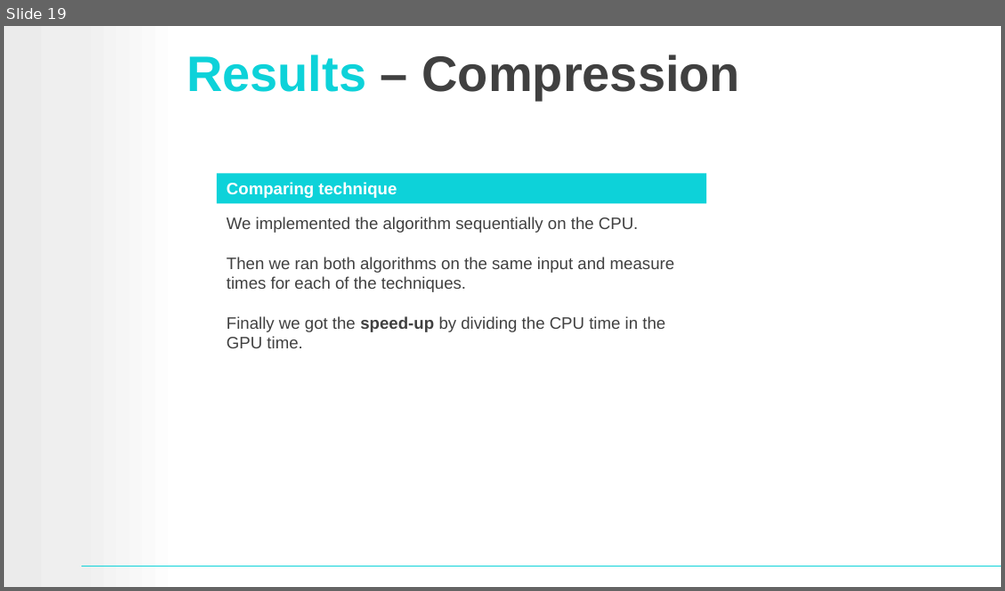
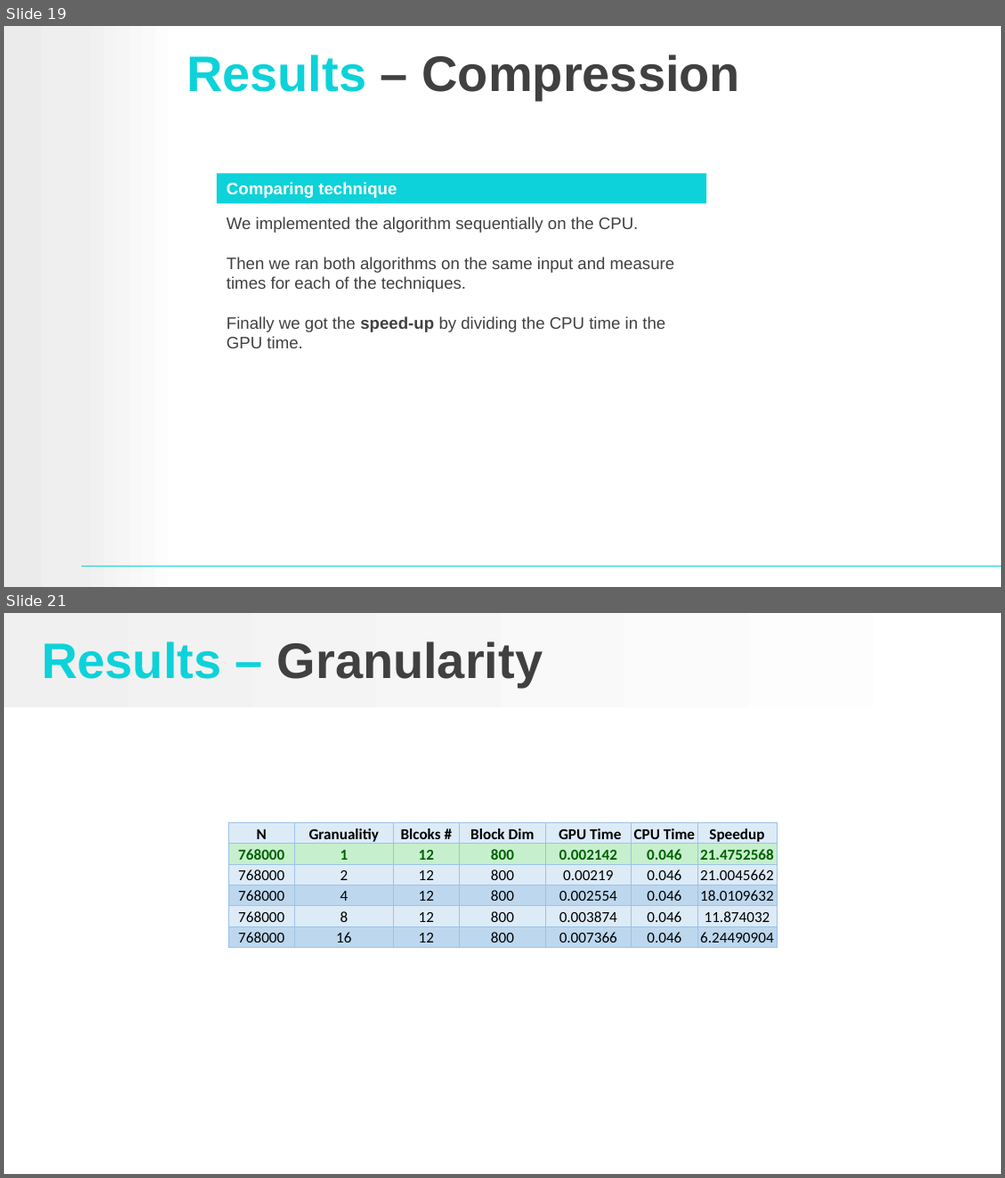
Before and after one commit to raneldan/aho-corasick, a slide deck: Aho-Corasick-Parallel.pptx. Shown one above the other, each under a label of ours: slide 19 before the commit, slides 19 and 21 after it; the slides between them are not shown. The pictures are 1005x591 and 1005x1178 pixels, drawn with LibreOffice and Linux fonts; fonts in the diff are those of the drawing; background and template pictures are left out. Boxes give left, top, right and bottom in pixels: in the first picture for what was removed or moved away, otherwise in the second. Text is boxed around its words. In the diff, an @@ line names an element or a change of style, - is before the commit and + after.

Commit message:
add running results

```diff
--- a/Aho-Corasick-Parallel.pptx
+++ b/Aho-Corasick-Parallel.pptx
@@ slide 21 added at (4, 613, 1001, 1174), background #FFFFFF @@
@@ rectangle added at (4, 613, 997, 706), fill gradient #F0F0F0 to #FFFFFF @@
@@ title added at (41, 641, 542, 686), 36 pt, text #404040, bold @@
+Results – Granularity
@@ freeform shape added at (94, 764, 129, 801), fill #FFFFFF @@
@@ table added at (228, 822, 777, 947), 6 rows, 7 columns @@
+N | Granualitiy | Blcoks # | Block Dim | GPU Time | CPU Time | Speedup
+768000 | 1 | 12 | 800 | 0.002142 | 0.046 | 21.4752568
+768000 | 2 | 12 | 800 | 0.00219 | 0.046 | 21.0045662
+768000 | 4 | 12 | 800 | 0.002554 | 0.046 | 18.0109632
+768000 | 8 | 12 | 800 | 0.003874 | 0.046 | 11.874032
+768000 | 16 | 12 | 800 | 0.007366 | 0.046 | 6.24490904
@@ freeform shape added at (96, 870, 128, 900), fill #FFFFFF @@
@@ freeform shape added at (93, 1079, 129, 1102), fill #FFFFFF @@
```
Also in this commit, not shown: 3 other slides added, 1 slide removed.
